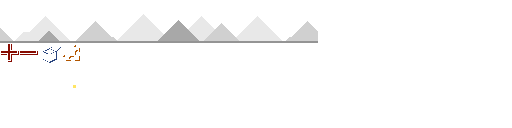
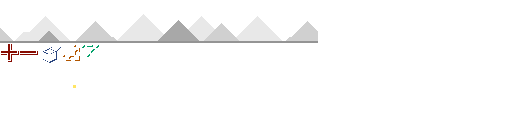
Two versions of the same layered image (512x128). Layer-by-layer changes:
added layer "Picture" above "Picture. kopia" over box(82, 45, 98, 56)
added layer "Picture. kopia" above "progress_bar" over box(82, 45, 99, 57)
